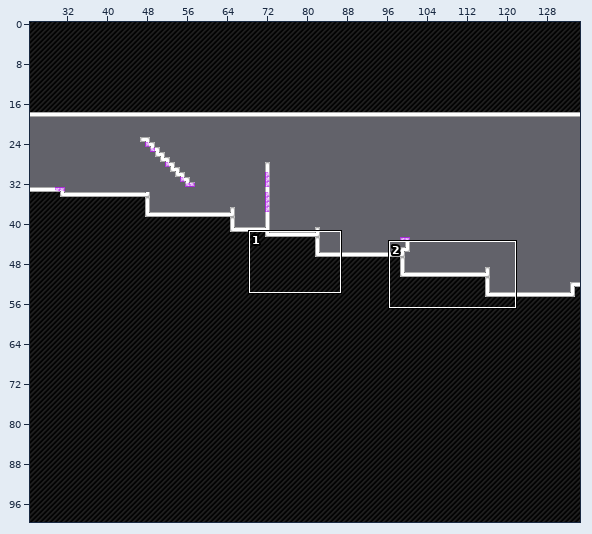
Two versions of a level (Tiled map (JSON), assets/levels/level5.json). The picture above shows the old version from afar; the outline marks the close-up.
Close-up. First the earlier version:
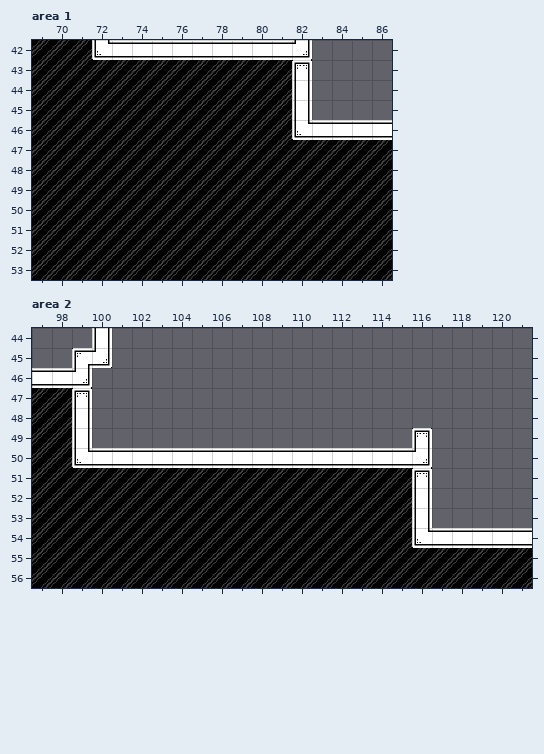
Cells are 32x32 px. Shown: area 1 x 69..86, y 42..53; area 2 x 97..121, y 44..56. The commit also changed other parts of the map, which this record leaves out.
After the commit:
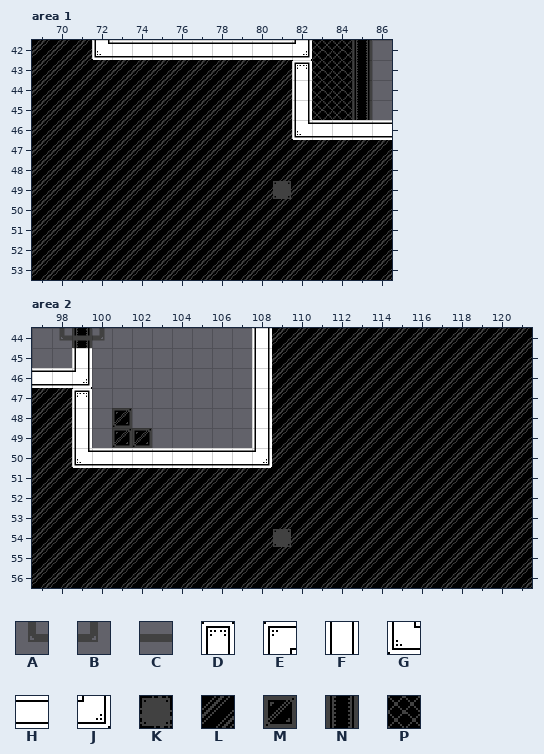
Key: from "tilemap": A 8, B 9, C 17, D 23, E 27, F 28, G 35, H 36, J 37, K 59, L 60, M 61, N 62, P 63.
_ is an empty cell.
From old to new:
Layer "Tile Layer 1", area 1:
Tile K replaces tile L in row 49 at x 81.
Layer "Tile Layer 2", area 1:
Tile N is added in rows 42 to 45 at x 85.
Tile P is added in rows 42 to 45 at x 83 to 84.
Layer "Tile Layer 1", area 2:
Tile F replaces tile E in row 45 at x 99.
Tile F is added in rows 44 to 49 at x 108.
Tile J replaces tile H in row 50 at x 108.
Tile L replaces tile D in row 49 at x 116; in row 51 at x 116.
Tile L replaces tile F in rows 52 to 53 at x 116.
Tile L replaces tile G in row 54 at x 116.
Tile L replaces tile H in row 50 at x 109 to 115; in row 54 at x 117 to 121.
Tile L replaces tile J in row 50 at x 116.
Tile L is added in rows 44 to 48 at x 109 to 121; in row 49 at x 109 to 115 and 117 to 121; in rows 50 to 53 at x 117 to 121.
Tile N is added in row 44 at x 99.
Tile F is gone in row 44 at x 100.
Tile J is gone in row 45 at x 100.
Layer "Tile Layer 2", area 2:
Tile A is added in row 44 at x 98.
Tile B is added in row 44 at x 100.
Tile C is added in row 44 at x 99.
Tile K is added in row 54 at x 109.
Tile M is added in row 48 at x 101; in row 49 at x 101 to 102.
